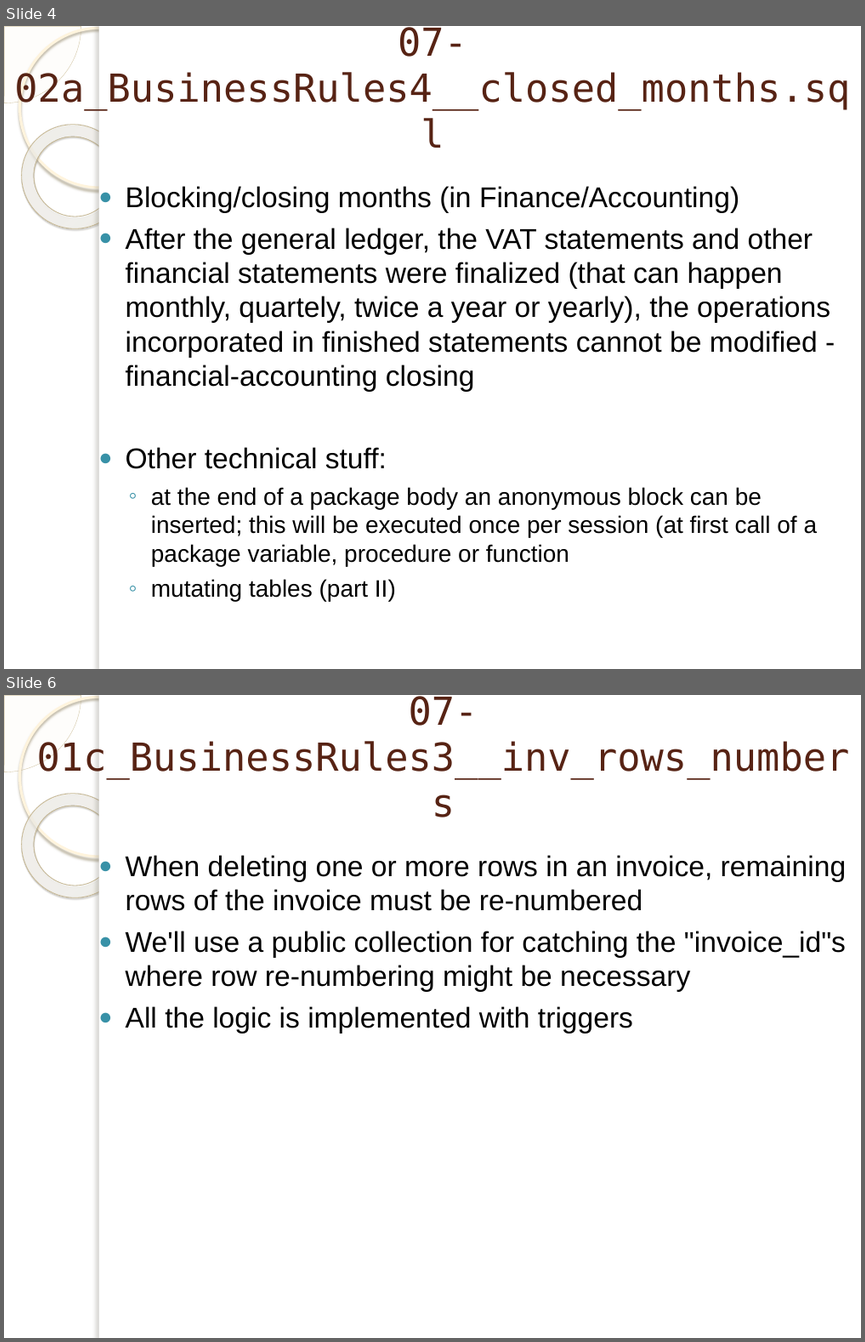
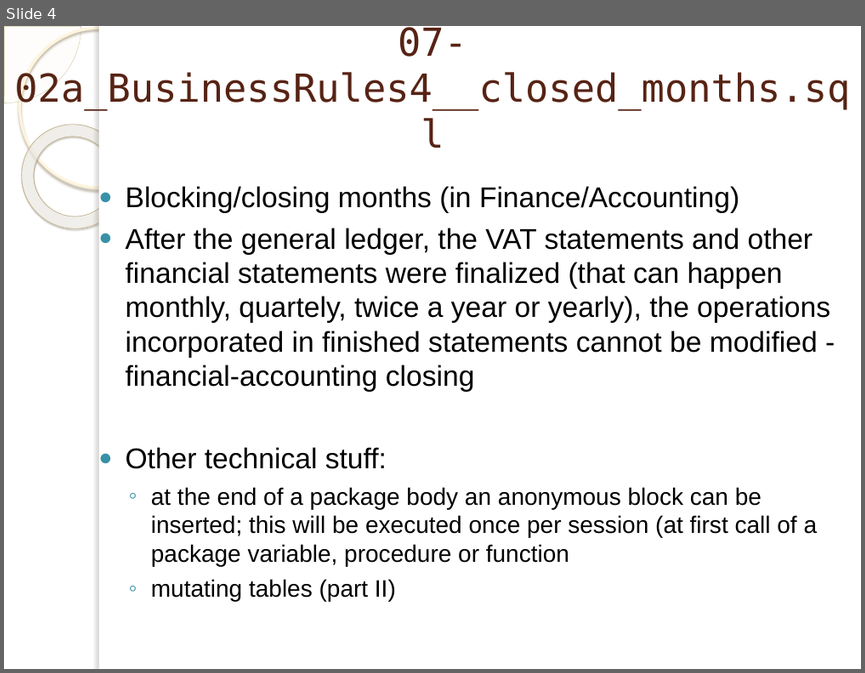
Before and after one commit to marinfotache/Database-Logic-in-Business-Applications, a slide deck: 07_Business Rules with PL SQL/07-02_en_Business Rules with PL SQL (2).pptx. Shown one above the other, each under a label of ours: slides 4 and 6 before the commit, slide 4 after it; the slides between them are not shown. The pictures are 865x1342 and 865x673 pixels, drawn with LibreOffice and Linux fonts; fonts in the diff are those of the drawing; background and template pictures are left out. Boxes give left, top, right and bottom in pixels: in the first picture for what was removed or moved away, otherwise in the second. Text is boxed around its words. In the diff, an @@ line names an element or a change of style, - is before the commit and + after.

```diff
--- a/07_Business Rules with PL SQL/07-02_en_Business Rules with PL SQL (2).pptx
+++ b/07_Business Rules with PL SQL/07-02_en_Business Rules with PL SQL (2).pptx
@@ slide 6 removed at bbox=[4, 695, 861, 1338], background picture (left out); not listed: 5 template elements that a slide beside it also shows @@
@@ title removed at bbox=[37, 696, 850, 779] @@
-07-01c_BusinessRules3__inv_rows_numbers
@@ text removed at bbox=[126, 855, 846, 1033] @@
-● When deleting one or more rows in an invoice, remaining rows of the invoice must be re-numbered
-● We'll use a public collection for catching the "invoice_id"s where row re-numbering might be necessary
-● All the logic is implemented with triggers
```
Also in this commit, not shown: 1 slide added, 1 other slide removed, 1 other file.
